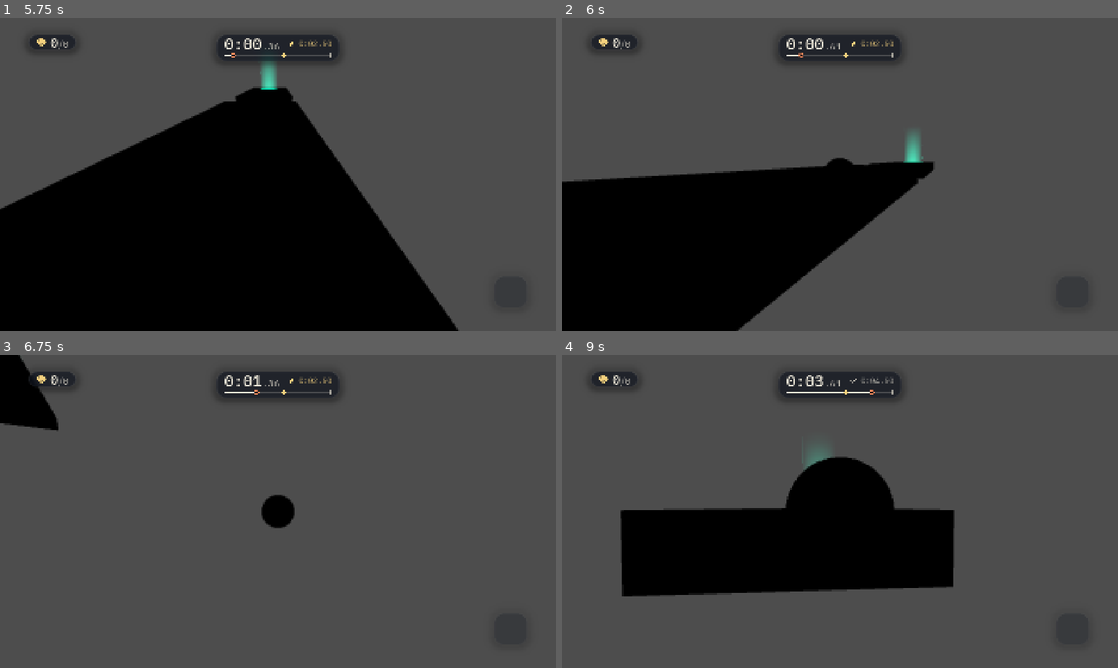
Above: before the commit, frames 1-4 (two rows, left to right).
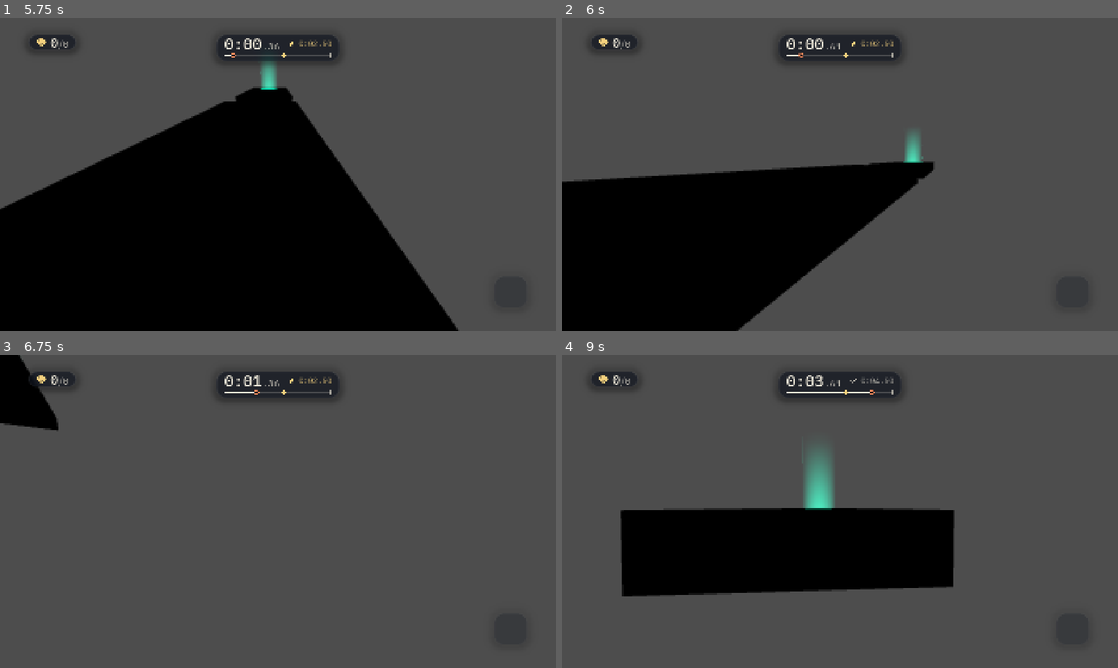
Above: after the commit, the same moments.

Repository: seanGSISG/orrery
Game: Godot game, scene res://main.tscn
Same seed, same stepped clock (60 frames per second), same inputs: the game is played once before the commit and once after it.
Inputs (mouse positions are in pixels of both pictures, inside the frame that each line leads up to):
- Up to frame 1 (5.75 s): click (66, 190) at 0.52 s; click (278, 89) at 1.27 s; click (305, 96) at 2.02 s; click (328, 108) at 2.77 s; tap Enter (ui_accept) at 3.5, 4.25 s; move the mouse to (400, 158) at 3.52 s; press the mouse at (400, 158) at 3.53 s; hold D (roll_right) 3.53-4.25 s; tap Space (jump) at 3.77 s; release the mouse at (400, 158) at 4.25 s; drag from (166, 190) to (250, 237) at 4.27 s; tap R (restart) at 5 s; move the mouse to (333, 105) at 5.02 s; hold D (roll_right) from 5.03 s (still down); hold Q (tab_prev) from 5.03 s (still down); click (333, 105) at 5.3 s
- Up to frame 2 (6 s): release D (roll_right) at 5.75 s; release Q (tab_prev) at 5.75 s; drag from (812, 237) to (673, 127) at 5.77 s
- Up to frame 3 (6.75 s): move the mouse to (316, 514) at 6.52 s; hold W (roll_forward) from 6.53 s (still down); hold Shift from 6.53 s (still down)
- Up to frame 4 (9 s): tap Space (jump) at 6.77, 7.52 s; click (878, 514) at 6.8 s; move the mouse to (795, 508) at 7.27 s; release Shift at 7.28 s; tap Alt at 7.35 s; click (795, 508) at 7.55 s; move the mouse to (845, 511) at 8.02 s; press the mouse at (845, 511) at 8.03 s; tap Ctrl at 8.1 s; move the mouse to (817, 505) at 8.77 s; release W (roll_forward) at 8.78 s; release the mouse at (817, 505) at 8.78 s; hold D (roll_right) from 8.78 s (still down); tap K at 8.85 s

Frame 1 is identical in both runs. In frame 2, less than 0.1% of the frame differs, in the area x 47-53%, y 44-48%; in frame 3, 0.5%; in frame 4, 2.5%, in the area x 40-60%, y 32-50%.

Commit message:
Marble look A (glass and brass orrery core) (#81)
* Marble look A: glass skin and brass orrery core

The marble shows the glass skin of the style board: a brass core (a ball,
three rings, three planets) inside clear glass with a cool rim.

- tools/blender/marble_core.py builds the core; just build-marble exports
  it to game/core/marble/built/ (a build output, like the levels).
- skins/glass.gdshader bends the view through the ball and shows the core
  as it is, so the core stays crisp.
- A shadow sphere casts the sun shadow of the glass.

Co-Authored-By: Claude Fable 5.2 <noreply@anthropic.com>

* Ghost marble in the skin's shapes; test the core's roll; CI shares the built core

- The ghost marble shows the shapes of the marble's skin in one pale,
  see-through look, so its core shows the roll too.
- A GUT test checks that the brass core turns with the marble's roll, and
  one checks the ghost's parts.
- CI: the levels job uploads the built core, and each job that runs the
  game downloads it, because the marble scene needs it.

Co-Authored-By: Claude Fable 5.2 <noreply@anthropic.com>

* Marble look A: plain shadow sphere, docs for the glass marble

- The shadow sphere casts from all of its surface; a far-side sphere left
  a lit hole under the marble.
- docs/design/visual-quality.md §5 describes the skin as built.
- docs/licenses.md: the Metal048A row names the marble's core in the game.

Co-Authored-By: Claude Fable 5.2 <noreply@anthropic.com>

* Marble look A: a wider cool rim on warm stone

Co-Authored-By: Claude Fable 5.2 <noreply@anthropic.com>

* Review round 1: keep the core while it rebuilds, rebuild for a new texture

Fixes from the Argus review of bb12a2b:
- build-marble no longer deletes the built folder first. Godot keeps the
  texture inside the imported scene, so the folder has nothing stale to
  drop (P2 Nonatomic publish).
- fresh-marble also rebuilds the core when the Metal048A colour map is
  newer than the .glb (P2 Stale texture).
- The glass outline width starts at 0.01: a width of 0 gave smoothstep two
  equal edges.

Co-Authored-By: Claude Fable 5.2 <noreply@anthropic.com>

* Review round 2: the glass outline passes less light too

Fix from the Argus review of d718f93 (P2 Bright outline): the outline kept
the full light of the bent view, so against a bright sky its last pixels
were brighter than the rim next to them. The glass now passes less light
up to the outline, as it does everywhere else, and the line is dark on
sky and on stone.

Co-Authored-By: Claude Fable 5.2 <noreply@anthropic.com>

---------

Co-authored-by: Claude Fable 5.2 <noreply@anthropic.com>

Diff:
--- a/game/core/ghost/ghost.gdshader
+++ b/game/core/ghost/ghost.gdshader
@@ -1,21 +1,17 @@
-// Ghost marble look: the marble's two-octant pattern in pale blue, see-through, brighter at
-// the rim, so that the roll shows and the real marble stays clear behind it.
+// Ghost marble look: each part of the marble's skin in one pale colour, see-through and
+// brighter at its rim. The shapes inside the skin show the roll, and the real marble stays
+// clear behind the ghost. All parts have one colour and write no depth, so the order in
+// which they draw does not change the picture.
 shader_type spatial;
 render_mode blend_mix, depth_draw_never, cull_back, unshaded, shadows_disabled;
 
-uniform vec3 color_a : source_color = vec3(0.7, 0.9, 1.0);
-uniform vec3 color_b : source_color = vec3(0.3, 0.55, 0.95);
-uniform float alpha : hint_range(0.0, 1.0) = 0.35;
-
-varying vec3 local;
-
-void vertex() {
-	local = VERTEX;
-}
+uniform vec3 color : source_color = vec3(0.5, 0.78, 1.0);
+/// How solid a part is where it faces the camera, and how much more at its rim.
+uniform float alpha : hint_range(0.0, 1.0) = 0.22;
+uniform float rim_alpha : hint_range(0.0, 1.0) = 0.55;
 
 void fragment() {
-	float side = step(0.0, local.x) + step(0.0, local.y) + step(0.0, local.z);
 	float rim = pow(1.0 - clamp(dot(NORMAL, VIEW), 0.0, 1.0), 2.0);
-	ALBEDO = mix(color_a, color_b, mod(side, 2.0)) + rim * 0.4;
-	ALPHA = clamp(alpha + rim * 0.4, 0.0, 1.0);
+	ALBEDO = color;
+	ALPHA = clamp(alpha + rim * rim_alpha, 0.0, 1.0);
 }
--- a/game/core/ghost/ghost_marble.gd
+++ b/game/core/ghost/ghost_marble.gd
@@ -1,25 +1,34 @@
 class_name GhostMarble
 extends Node3D
-## A see-through marble that plays back a Ghost. Set ghost, add the node to a run, and call
-## show_at() with the level clock. It moves only by its samples and has no physics.
+## A see-through marble that plays back a Ghost: the shapes of the marble's skin in the ghost
+## look (ghost.gdshader). Set ghost, add the node to a run, and call show_at() with the level
+## clock. It moves only by its samples and has no physics.
 
+## The skin that the ghost shows: the skin of the marble (res://core/marble/marble.tscn).
+const SKIN: PackedScene = preload("res://core/marble/skins/glass_orrery.tscn")
+## The radius that a skin scene has, m.
+const SKIN_RADIUS: float = 0.2
 const LOOK: Shader = preload("res://core/ghost/ghost.gdshader")
 
 var ghost: Ghost
 
 
-## Makes the ball mesh of radius m.
-func _init(radius: float = 0.2) -> void:
-	var mesh: SphereMesh = SphereMesh.new()
-	mesh.radius = radius
-	mesh.height = radius * 2.0
-	var material: ShaderMaterial = ShaderMaterial.new()
-	material.shader = LOOK
-	mesh.material = material
-	var ball: MeshInstance3D = MeshInstance3D.new()
-	ball.mesh = mesh
-	ball.cast_shadow = GeometryInstance3D.SHADOW_CASTING_SETTING_OFF
-	add_child(ball)
+## Makes the skin for a marble of radius m and gives each part the ghost look. A ghost casts
+## no shadow, so a part that only casts one is hidden. No part sorts in front of its place:
+## where the ghost and the marble are at one place (the start), the marble's glass draws last
+## and stays clear.
+func _init(radius: float = SKIN_RADIUS) -> void:
+	var look: ShaderMaterial = ShaderMaterial.new()
+	look.shader = LOOK
+	var skin: Node3D = SKIN.instantiate() as Node3D
+	skin.scale = Vector3.ONE * (radius / SKIN_RADIUS)
+	for node: Node in skin.find_children("*", "GeometryInstance3D", true, false):
+		var part: GeometryInstance3D = node as GeometryInstance3D
+		part.visible = part.cast_shadow != GeometryInstance3D.SHADOW_CASTING_SETTING_SHADOWS_ONLY
+		part.cast_shadow = GeometryInstance3D.SHADOW_CASTING_SETTING_OFF
+		part.material_override = look
+		part.sorting_offset = 0.0
+	add_child(skin)
 
 
 ## Puts the ball at the ghost's pose at time, s of level clock. Hidden without samples.
--- /dev/null
+++ b/game/core/marble/core_import.gd
@@ -0,0 +1,18 @@
+@tool
+extends EditorScenePostImport
+## The post-import script of the marble's brass core, res://core/marble/built/orrery_core.glb.
+## The build (`just build-marble`) names it in the .glb.import file. The core casts no sun
+## shadow and takes none: the shadow sphere of the glass skin casts the marble's shadow, and
+## the core is inside that sphere.
+
+
+## Returns scene with shadow casting off on each mesh and shadow receiving off on each
+## material.
+func _post_import(scene: Node) -> Object:
+	for node: Node in scene.find_children("*", "MeshInstance3D", true, false):
+		var instance: MeshInstance3D = node as MeshInstance3D
+		instance.cast_shadow = GeometryInstance3D.SHADOW_CASTING_SETTING_OFF
+		for surface: int in instance.mesh.get_surface_count():
+			var material: BaseMaterial3D = instance.mesh.surface_get_material(surface) as BaseMaterial3D
+			material.disable_receive_shadows = true
+	return scene
--- a/game/core/marble/marble.gdshader
+++ /dev/null
@@ -1,17 +0,0 @@
-// Placeholder marble look: two colours in alternate octants, so that the roll shows.
-shader_type spatial;
-
-uniform vec3 color_a : source_color = vec3(0.95, 0.62, 0.18);
-uniform vec3 color_b : source_color = vec3(0.1, 0.14, 0.3);
-
-varying vec3 local;
-
-void vertex() {
-	local = VERTEX;
-}
-
-void fragment() {
-	float side = step(0.0, local.x) + step(0.0, local.y) + step(0.0, local.z);
-	ALBEDO = mix(color_a, color_b, mod(side, 2.0));
-	ROUGHNESS = 0.3;
-}
--- a/game/core/marble/marble.tscn
+++ b/game/core/marble/marble.tscn
@@ -2,19 +2,12 @@
 
 [ext_resource type="Script" path="res://core/marble/marble.gd" id="1"]
 [ext_resource type="Resource" path="res://core/marble_tuning.tres" id="2"]
-[ext_resource type="Shader" path="res://core/marble/marble.gdshader" id="3"]
-
-[sub_resource type="ShaderMaterial" id="look"]
-shader = ExtResource("3")
-
-[sub_resource type="SphereMesh" id="ball"]
-material = SubResource("look")
-radius = 0.2
-height = 0.4
+[ext_resource type="PackedScene" path="res://core/marble/skins/glass_orrery.tscn" id="3"]
 
 [node name="Marble" type="Node3D"]
 script = ExtResource("1")
 tuning = ExtResource("2")
 
-[node name="Ball" type="MeshInstance3D" parent="."]
-mesh = SubResource("ball")
+[node name="Ball" type="Node3D" parent="."]
+
+[node name="Skin" parent="Ball" instance=ExtResource("3")]
--- /dev/null
+++ b/game/core/marble/skins/glass.gdshader
@@ -0,0 +1,77 @@
+// Glass of marble A (docs/style/README.md): clear glass with a pale cool tint and a strong
+// rim, around the brass core. Put it on a sphere around the core. It draws after the opaque
+// objects and reads the frame behind it (docs/design/visual-quality.md §5):
+// - Where the core is behind the glass, it shows the core as it is, so the core stays crisp.
+// - Elsewhere it shows the world the way a solid glass ball does, upside down and small: it
+//   follows the view ray through the ball and reads the frame where that ray points, past
+//   the marble's own outline.
+// The engine adds the reflections of the sky, the probes and the sun. The rim is cooler than
+// the middle and ends in a thin dark line, so the marble shows on pale stone and on a bright
+// sky.
+shader_type spatial;
+
+uniform sampler2D frame : hint_screen_texture, repeat_disable, filter_linear_mipmap;
+uniform sampler2D frame_depth : hint_depth_texture, repeat_disable, filter_nearest;
+/// Colour of the light that passes through the glass.
+uniform vec3 tint : source_color = vec3(0.88, 0.96, 1.0);
+/// Index of refraction.
+uniform float ior : hint_range(1.0, 2.5) = 1.65;
+/// How far behind the marble the bent view reads the frame, in marble radii.
+uniform float reach : hint_range(1.0, 20.0) = 5.0;
+/// Extra mipmap levels of the frame in the bent view; they soften the small picture.
+uniform float blur : hint_range(0.0, 4.0) = 0.5;
+/// Colour of the light that passes through the rim.
+uniform vec3 rim_tint : source_color = vec3(0.25, 0.42, 0.62);
+/// How close to the outline the rim stays: a higher value gives a thinner rim.
+uniform float rim_power : hint_range(1.0, 16.0) = 4.0;
+/// Width of the dark line at the outline: 1 is the radius of the marble on the frame.
+uniform float outline_width : hint_range(0.01, 0.5) = 0.08;
+uniform float roughness : hint_range(0.0, 1.0) = 0.05;
+
+// Returns the frame position (0..1) of a point in view space.
+vec2 on_frame(mat4 projection, vec3 point) {
+	vec4 clip = projection * vec4(point, 1.0);
+	return clip.xy / clip.w * 0.5 + 0.5;
+}
+
+void fragment() {
+	vec3 centre = NODE_POSITION_VIEW;
+	vec3 normal = normalize(NORMAL);
+	vec3 ray = normalize(VERTEX);
+	float ball = distance(VERTEX, centre);
+	float facing = clamp(dot(normal, -ray), 0.0, 1.0);
+
+	// The view ray bends into the ball, crosses it and bends out again.
+	vec3 inside = refract(ray, normal, 1.0 / ior);
+	vec3 leave = VERTEX + inside * (2.0 * ball * dot(inside, -normal));
+	vec3 beyond = refract(inside, normalize(centre - leave), ior);
+	// The bent ray points to the far side of the centre. Read the frame there, one outline
+	// further out: inside the marble's own outline the frame holds the core, not the world.
+	vec2 middle = on_frame(PROJECTION_MATRIX, centre);
+	vec2 bent = on_frame(PROJECTION_MATRIX, leave + beyond * (reach * ball));
+	vec2 here = (SCREEN_UV - middle) * VIEWPORT_SIZE;
+	float outline = ball * abs(PROJECTION_MATRIX[1][1]) / -centre.z * 0.5 * VIEWPORT_SIZE.y;
+	float far = length((bent - middle) * VIEWPORT_SIZE) + outline * 1.15;
+	vec2 at = middle - here / max(length(here), 0.001) * far / VIEWPORT_SIZE;
+	vec3 seen = texture(frame, at, blur).rgb;
+
+	// The opaque point behind this pixel: a point inside the ball belongs to the core.
+	float depth = textureLod(frame_depth, SCREEN_UV, 0.0).r;
+	vec4 behind = INV_PROJECTION_MATRIX * vec4(SCREEN_UV * 2.0 - 1.0, depth, 1.0);
+	if (distance(behind.xyz / behind.w, centre) < ball * 0.98) {
+		seen = textureLod(frame, SCREEN_UV, 0.0).rgb;
+	}
+
+	// Glass reflects more and passes less toward the outline. At the outline the reflection
+	// goes away too: the thin line that stays is dark, so a bright sky behind the marble does
+	// not hide it.
+	float f0 = pow((ior - 1.0) / (ior + 1.0), 2.0);
+	float mirror = f0 + (1.0 - f0) * pow(1.0 - facing, 5.0);
+	float edge = sqrt(1.0 - facing * facing);
+	float line = smoothstep(1.0 - outline_width, 1.0, edge);
+	ALBEDO = vec3(0.0);
+	ROUGHNESS = roughness;
+	// The engine's F0 is 0.16 × SPECULAR².
+	SPECULAR = sqrt(f0 / 0.16) * (1.0 - line);
+	EMISSION = seen * mix(tint, rim_tint, pow(edge, rim_power)) * (1.0 - mirror) * EXPOSURE;
+}
--- /dev/null
+++ b/game/core/marble/skins/glass_orrery.tscn
@@ -0,0 +1,33 @@
+[gd_scene format=3]
+
+[ext_resource type="PackedScene" path="res://core/marble/built/orrery_core.glb" id="1"]
+[ext_resource type="Shader" path="res://core/marble/skins/glass.gdshader" id="2"]
+
+[sub_resource type="ShaderMaterial" id="glass"]
+shader = ExtResource("2")
+
+[sub_resource type="SphereMesh" id="shell"]
+material = SubResource("glass")
+radius = 0.2
+height = 0.4
+radial_segments = 96
+rings = 48
+
+[sub_resource type="SphereMesh" id="shadow"]
+radius = 0.2
+height = 0.4
+radial_segments = 32
+rings = 16
+
+[node name="GlassOrrery" type="Node3D"]
+
+[node name="Core" parent="." instance=ExtResource("1")]
+
+[node name="Glass" type="MeshInstance3D" parent="."]
+mesh = SubResource("shell")
+cast_shadow = 0
+sorting_offset = 0.05
+
+[node name="Shadow" type="MeshInstance3D" parent="."]
+mesh = SubResource("shadow")
+cast_shadow = 3
--- /dev/null
+++ b/game/test/core/test_marble_look.gd
@@ -0,0 +1,21 @@
+extends RunTest
+## The marble's look through the boundary: MarbleInput in, node transforms out. The brass core
+## of the skin must turn with the roll, because the core shows the player the roll.
+
+const FLAT: PackedScene = preload("res://test/levels/flat.tscn")
+
+
+## Forward input rolls toward -Z. The core turns about -X by the spin of each tick.
+func test_core_turns_with_the_roll() -> void:
+	start_run(FLAT)
+	var core: Node3D = run.marble.get_node(^"Ball/Skin/Core") as Node3D
+	var start: Basis = core.global_basis
+	var tick: float = 1.0 / Engine.physics_ticks_per_second
+	var rolled: float = 0.0
+	for _i: int in 20:
+		run.step(rolling(Vector2(0, 1)))
+		rolled += run.state.spin.length() * tick
+	var turn: Quaternion = (core.global_basis * start.inverse()).get_rotation_quaternion()
+	assert_gt(rolled, 0.5, "the marble rolls")
+	assert_almost_eq(turn.get_angle(), rolled, 0.01)
+	assert_almost_eq(turn.get_axis(), Vector3.LEFT, Vector3.ONE * 0.01)
--- /dev/null
+++ b/game/test/ghost/test_ghost_marble.gd
@@ -0,0 +1,20 @@
+extends GutTest
+## The ghost marble: the shapes of the marble's skin in the ghost look, with no shadow.
+
+
+## Each part that the ghost shows has the ghost look and casts no shadow. The skin has the
+## size of the marble.
+func test_shows_the_skin_in_the_ghost_look() -> void:
+	var marble: GhostMarble = GhostMarble.new(0.1)
+	autofree(marble)
+	var shown: int = 0
+	for node: Node in marble.find_children("*", "GeometryInstance3D", true, false):
+		var part: GeometryInstance3D = node as GeometryInstance3D
+		assert_eq(part.cast_shadow, GeometryInstance3D.SHADOW_CASTING_SETTING_OFF, String(part.name))
+		if part.visible:
+			shown += 1
+			var look: ShaderMaterial = part.material_override as ShaderMaterial
+			assert_eq(look.shader, GhostMarble.LOOK, String(part.name))
+	assert_gt(shown, 1, "the ghost shows the glass and the core")
+	var skin: Node3D = marble.get_child(0) as Node3D
+	assert_almost_eq(skin.scale, Vector3.ONE * 0.5, Vector3.ONE * 0.001)
Not shown, added: game/core/marble/core_import.gd.uid
Not shown, removed: game/core/marble/marble.gdshader.uid
Not shown, added: game/core/marble/skins/glass.gdshader.uid
Not shown, added: game/test/core/test_marble_look.gd.uid
Not shown, added: game/test/ghost/test_ghost_marble.gd.uid
Not shown, changed: docs/design/visual-quality.md
Not shown, changed: docs/licenses.md
